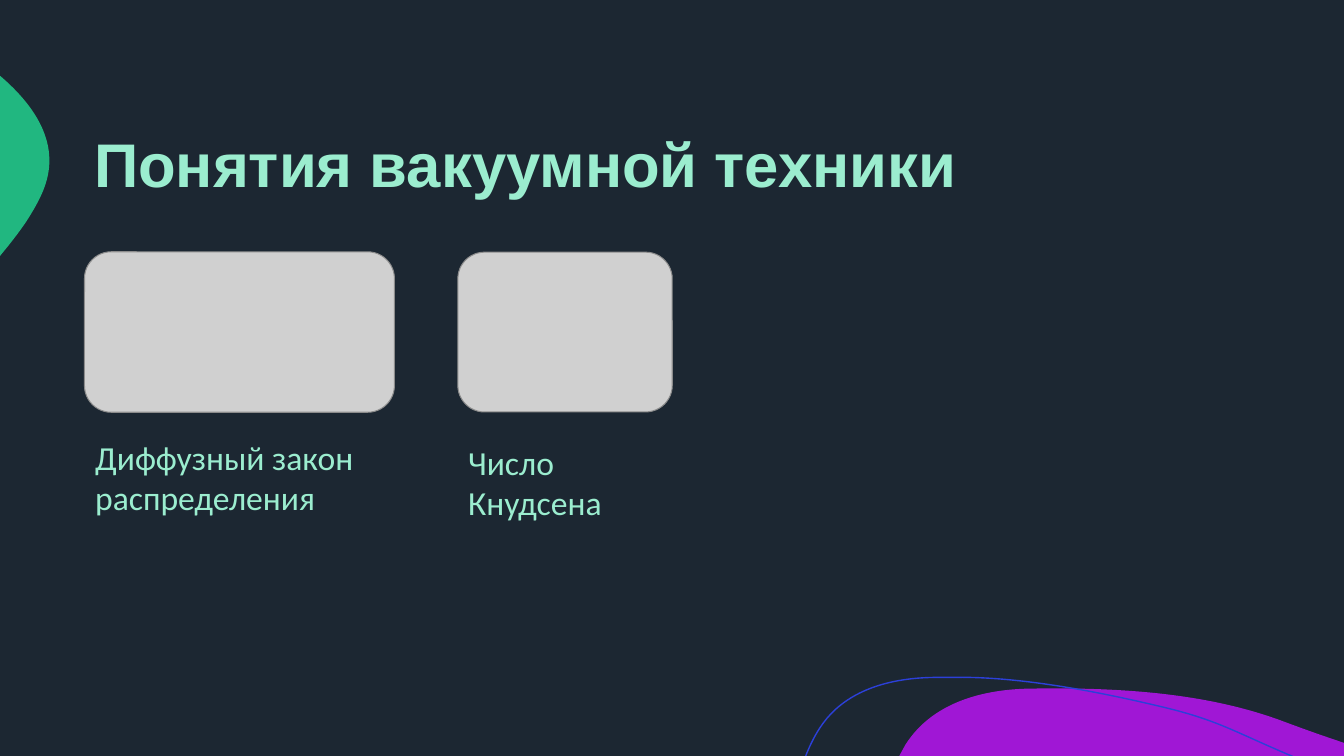
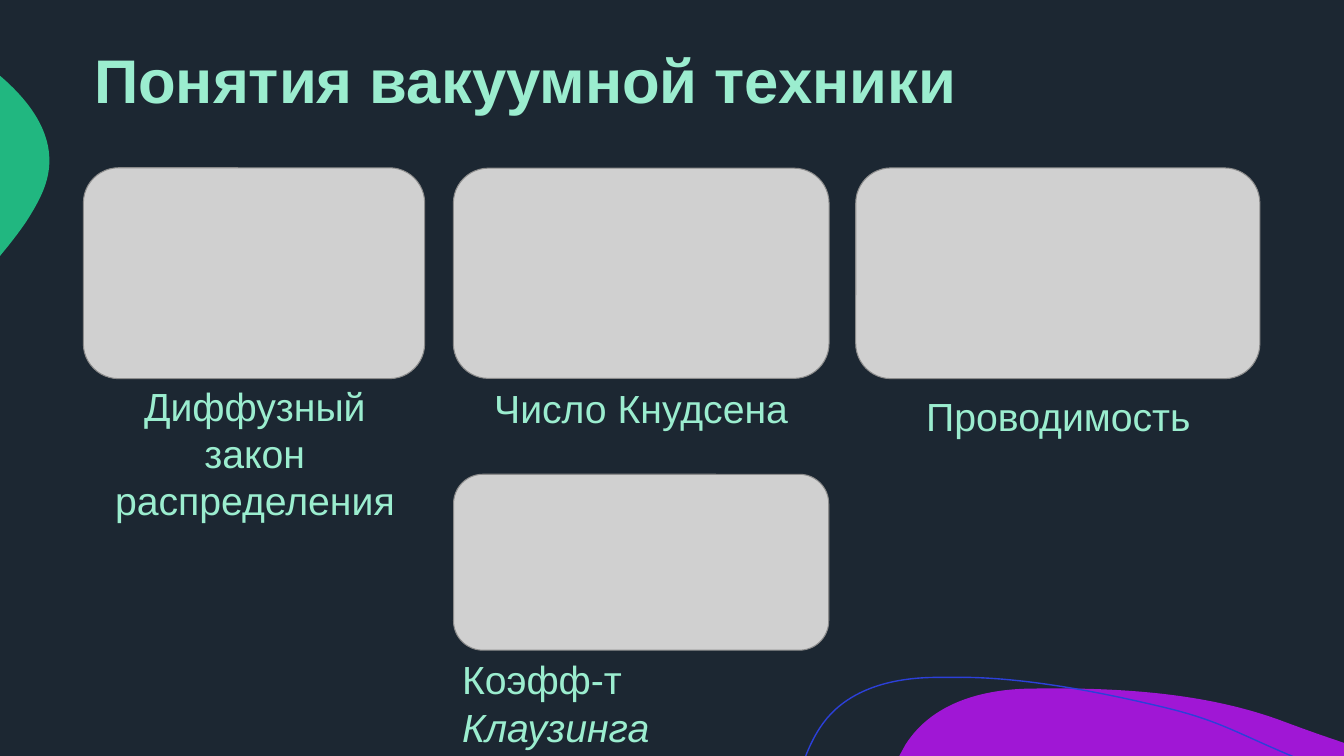
Before and after one commit to eprush/MethodOfAngularCoefficients, a slide deck: slide 2 of Presentation/Тестовое задание.pptx. Drawn at 1344x756 pixels with LibreOffice and Linux fonts; fonts in the diff are those of the drawing; grey boxes stand for pictures. Boxes give left, top, right and bottom in pixels: in the first picture for what was removed or moved away, otherwise in the second. Text is boxed around its words. In the diff, an @@ line names an element or a change of style, - is before the commit and + after.

```diff
--- a/Presentation/Тестовое задание.pptx
+++ b/Presentation/Тестовое задание.pptx
@@ title "Понятия вакуумной техники": place and size @@
-title "Понятия вакуумной техники" at bbox=[94, 141, 956, 199]
+title "Понятия вакуумной техники" at bbox=[94, 57, 956, 115]
@@ picture: place and size @@
-picture at bbox=[85, 252, 394, 412]
+picture at bbox=[84, 167, 425, 378]
@@ picture: place and size @@
-picture at bbox=[458, 252, 673, 412]
+picture at bbox=[454, 168, 830, 379]
@@ picture added at bbox=[856, 168, 1260, 379] @@
@@ text "Диффузный закон распределения": place and size @@
-text "Диффузный закон распределения" at bbox=[95, 447, 353, 516]
+text "Диффузный закон распределения" at bbox=[115, 392, 395, 523]
@@ text "Диффузный закон распределения" at bbox=[115, 392, 395, 523]: size 24 to 28 pt, font Calibri to Arial; alignment left to centre @@
@@ text "Число Кнудсена" at bbox=[494, 396, 788, 431]: size 24 to 28 pt, font Calibri to Arial; alignment left to centre @@
@@ text "Число Кнудсена": place and size @@
-text "Число Кнудсена" at bbox=[468, 453, 601, 521]
+text "Число Кнудсена" at bbox=[494, 396, 788, 431]
@@ text added at bbox=[926, 404, 1190, 439], 28 pt, text #9BEDCF @@
+Проводимость
@@ picture added at bbox=[454, 475, 829, 651] @@
@@ text added at bbox=[462, 665, 649, 750], 28 pt, text #9BEDCF, italic @@
+Коэфф-т Клаузинга
```
Also in this commit, not shown: 4 other slides changed, 6 slides added, 1 slide removed, 6 other files.
